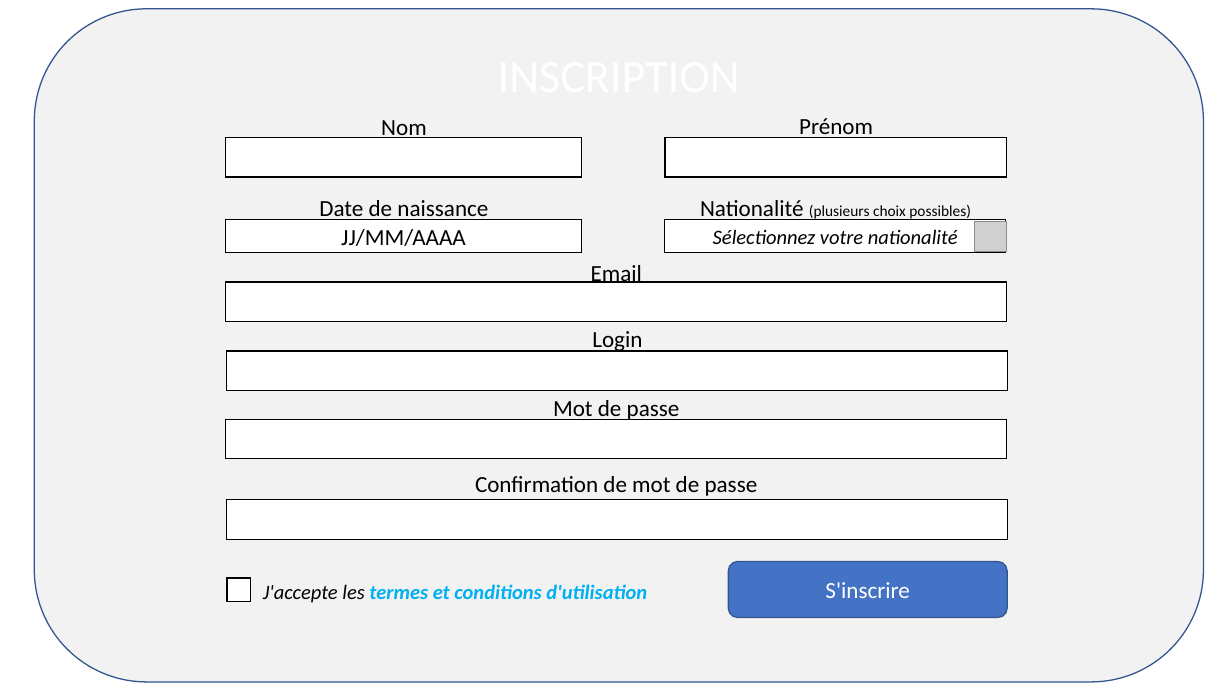
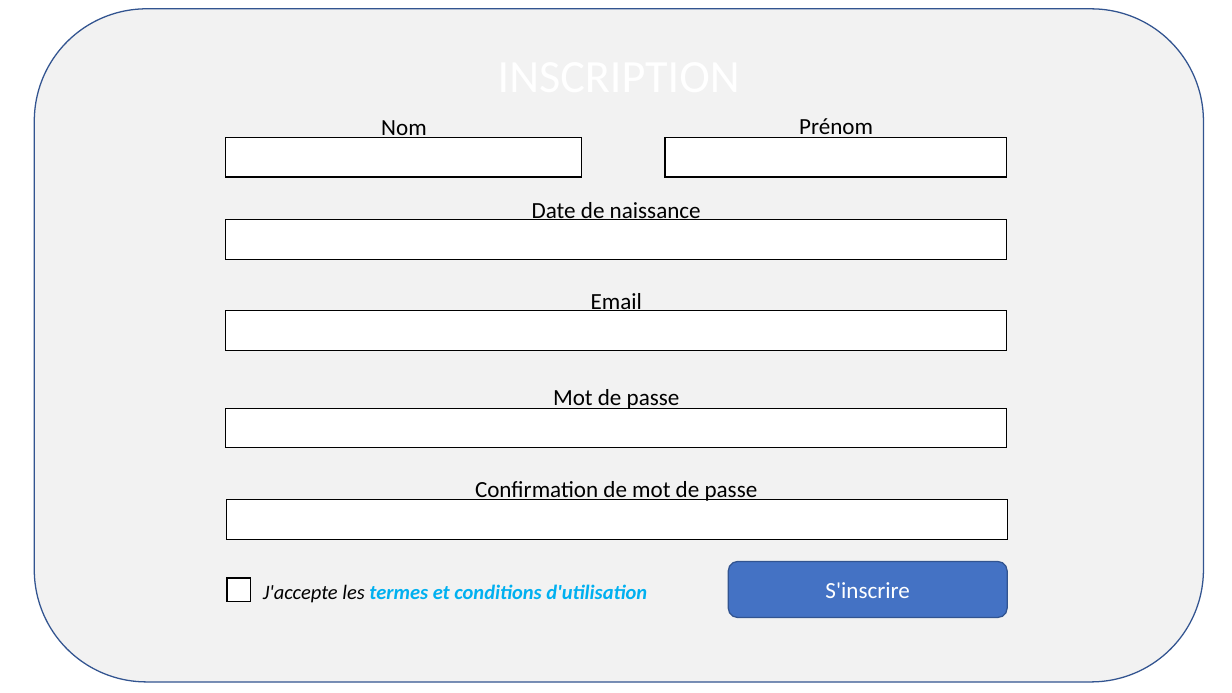
Before and after one commit to MartinBriday/PFF_WatchNow, a slide deck: slide 2 of docs/Projet_Preview.pptx (slide 3 before the commit). Drawn at 1232x693 pixels with LibreOffice and Linux fonts; fonts in the diff are those of the drawing; grey boxes stand for pictures. Boxes give left, top, right and bottom in pixels: in the first picture for what was removed or moved away, otherwise in the second. Text is boxed around its words. In the diff, an @@ line names an element or a change of style, - is before the commit and + after.

```diff
--- a/docs/Projet_Preview.pptx
+++ b/docs/Projet_Preview.pptx
@@ text "Date de naissance": place and size @@
-text "Date de naissance" at [319,200,488,220]
+text "Date de naissance" at [532,202,701,220]
@@ text removed at [700,200,971,220] @@
-Nationalité (plusieurs choix possibles)
@@ rectangle: place and size @@
-rectangle at [226,351,1007,391]
+rectangle at [226,220,1006,260]
@@ rectangle removed at [226,220,582,253] @@
-JJ/MM/AAAA
@@ rectangle removed at [665,220,1006,252] @@
-Sélectionnez votre nationalité
@@ picture removed at [975,222,1006,251] @@
@@ text "Email": place and size @@
-text "Email" at [591,265,642,283]
+text "Email" at [591,293,642,311]
@@ rectangle: place and size @@
-rectangle at [226,282,1006,322]
+rectangle at [226,311,1006,350]
@@ text removed at [592,331,642,352] @@
-Login
@@ text "Mot de passe": place and size @@
-text "Mot de passe" at [553,400,680,420]
+text "Mot de passe" at [553,389,680,409]
@@ rectangle: place and size @@
-rectangle at [226,420,1006,459]
+rectangle at [226,409,1006,448]
@@ text "Confirmation de mot de passe": place and size @@
-text "Confirmation de mot de passe" at [475,476,758,496]
+text "Confirmation de mot de passe" at [475,481,758,501]
```
Also in this commit, not shown: 1 other slide changed, 1 slide added, 4 slides removed, 23 other files.
